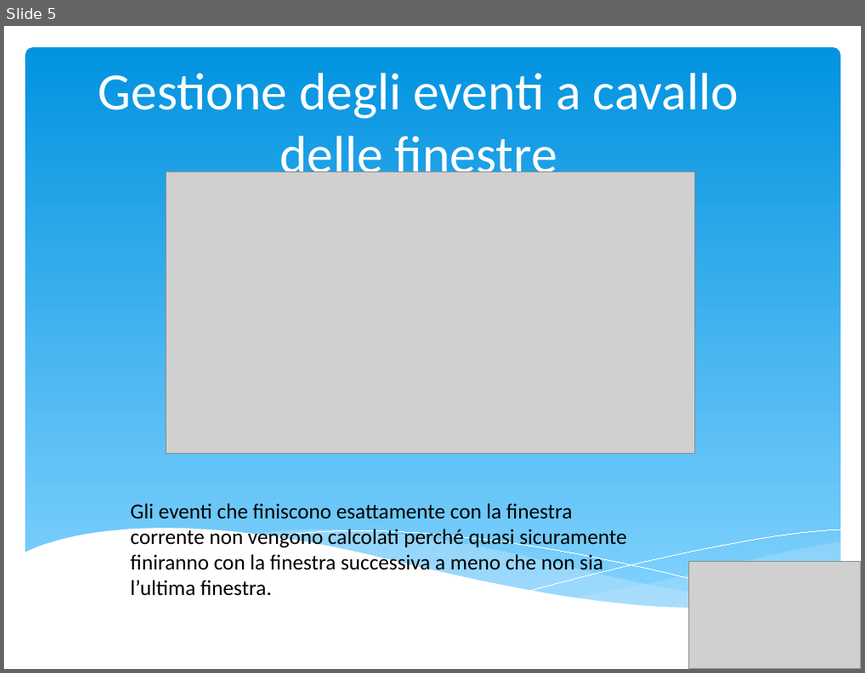
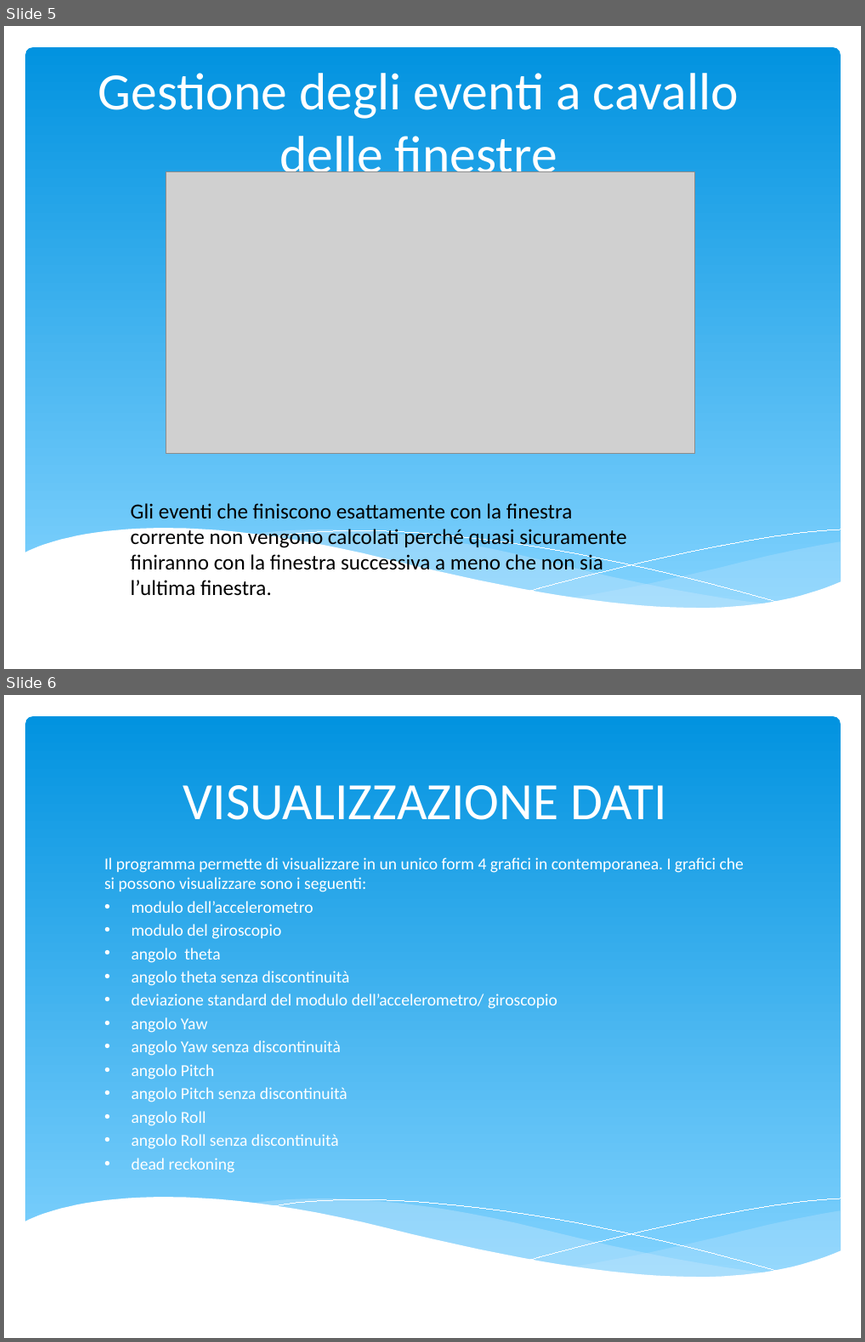
Before and after one commit to Nerdologi/Progetti-CSharp, a slide deck: Esame/presentazione.pptx. Shown one above the other, each under a label of ours: slide 5 before the commit, slides 5 and 6 after it. The pictures are 865x673 and 865x1342 pixels, drawn with LibreOffice and Linux fonts; fonts in the diff are those of the drawing; grey boxes stand for pictures. Boxes give left, top, right and bottom in pixels: in the first picture for what was removed or moved away, otherwise in the second. Text is boxed around its words. In the diff, an @@ line names an element or a change of style, - is before the commit and + after.

```diff
--- a/Esame/presentazione.pptx
+++ b/Esame/presentazione.pptx
@@ slide 6 added at [4, 695, 861, 1338], background #FFFFFF; not listed: 6 template elements that a slide beside it also shows @@
@@ title added at [183, 785, 666, 820], 44 pt, text #FFFFFF @@
+VISUALIZZAZIONE DATI
@@ subtitle added at [104, 857, 744, 1173], 14 pt, text #FFFFFF @@
+Il programma permette di visualizzare in un unico form 4 grafici in contemporanea. I grafici che si possono visualizzare sono i seguenti:
+• modulo dell’accelerometro
+• modulo del giroscopio
+• angolo theta
+• angolo theta senza discontinuità
+• deviazione standard del modulo dell’accelerometro/ giroscopio
+• angolo Yaw
+• angolo Yaw senza discontinuità
+• angolo Pitch
+• angolo Pitch senza discontinuità
+• angolo Roll
+• angolo Roll senza discontinuità
+• dead reckoning
@@ slide 5 changed as well @@
@@ picture removed at [688, 562, 861, 669] @@
```
Also in this commit, not shown: 4 other slides changed, 2 other slides added, 1 other file.
